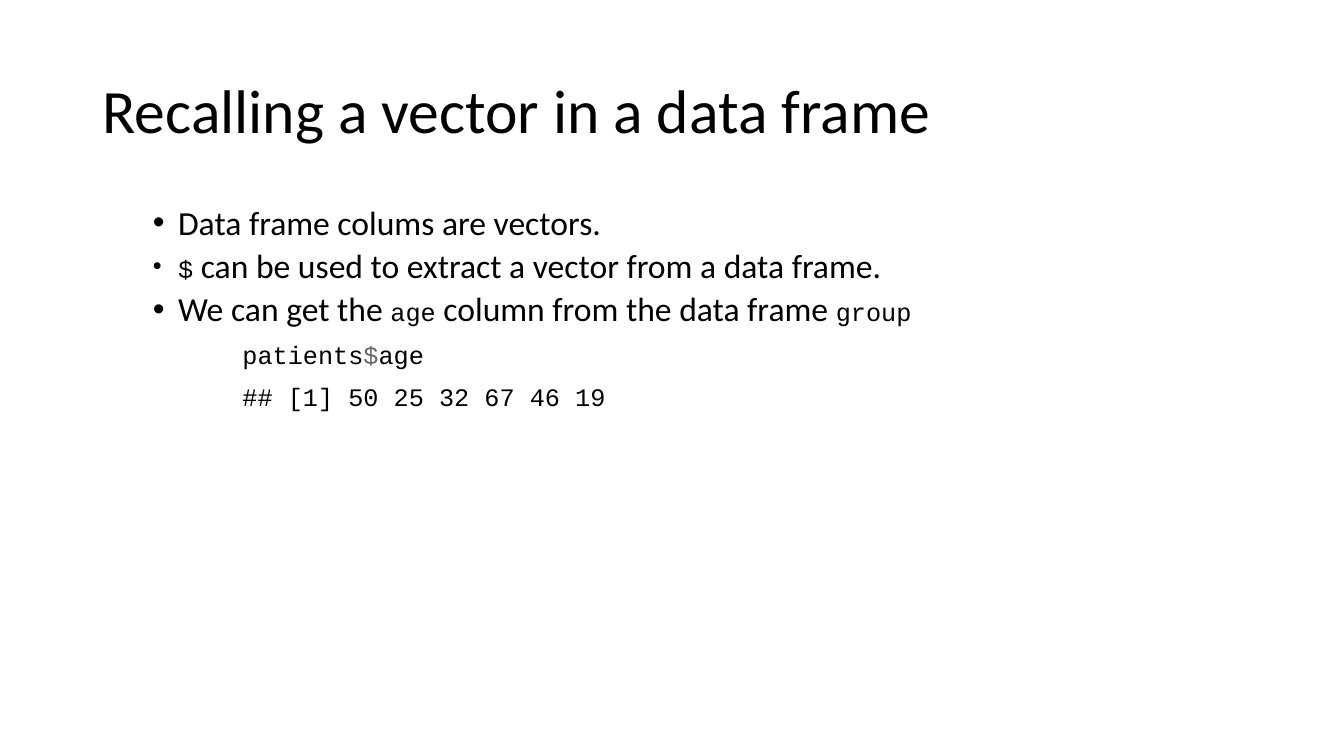
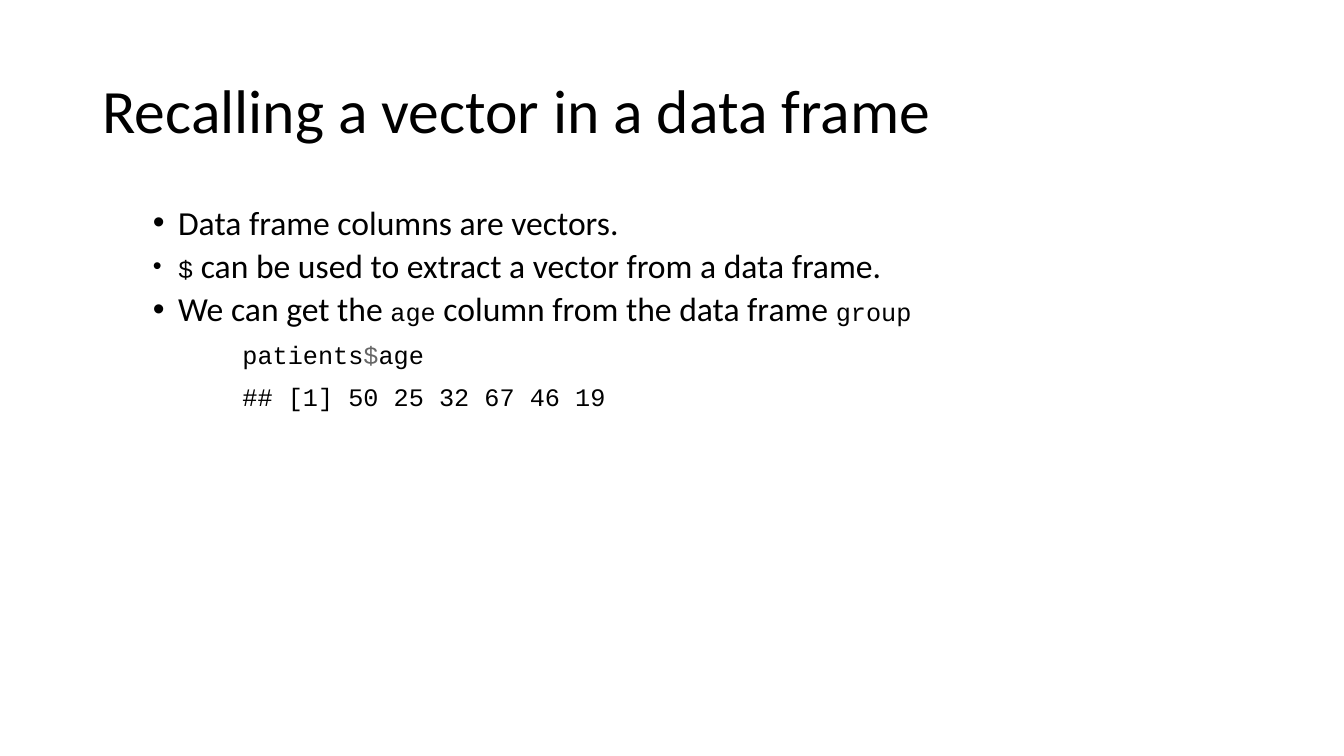
Before and after one commit to uclh-criu/learning-datascience, a slide deck: slide 23 of sessions/2-R-intro.pptx (slide 29 before the commit). Drawn at 1344x756 pixels with LibreOffice and Linux fonts; fonts in the diff are those of the drawing. Boxes give left, top, right and bottom in pixels: in the first picture for what was removed or moved away, otherwise in the second. Text is boxed around its words. In the diff, an @@ line names an element or a change of style, - is before the commit and + after.

```diff
--- a/sessions/2-R-intro.pptx
+++ b/sessions/2-R-intro.pptx
@@ text at <box>178,211,618,236</box>: text changed @@
-  • Data frame colums are vectors.
+  • Data frame columns are vectors.
```
Also in this commit, not shown: 10 other slides changed, 7 slides added, 12 slides removed, 7 other files.
